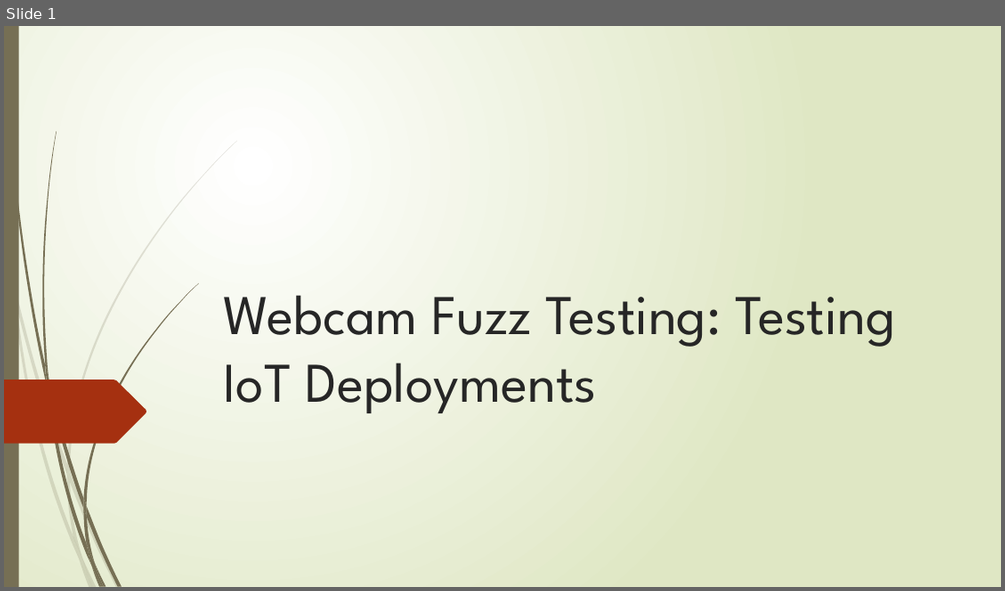
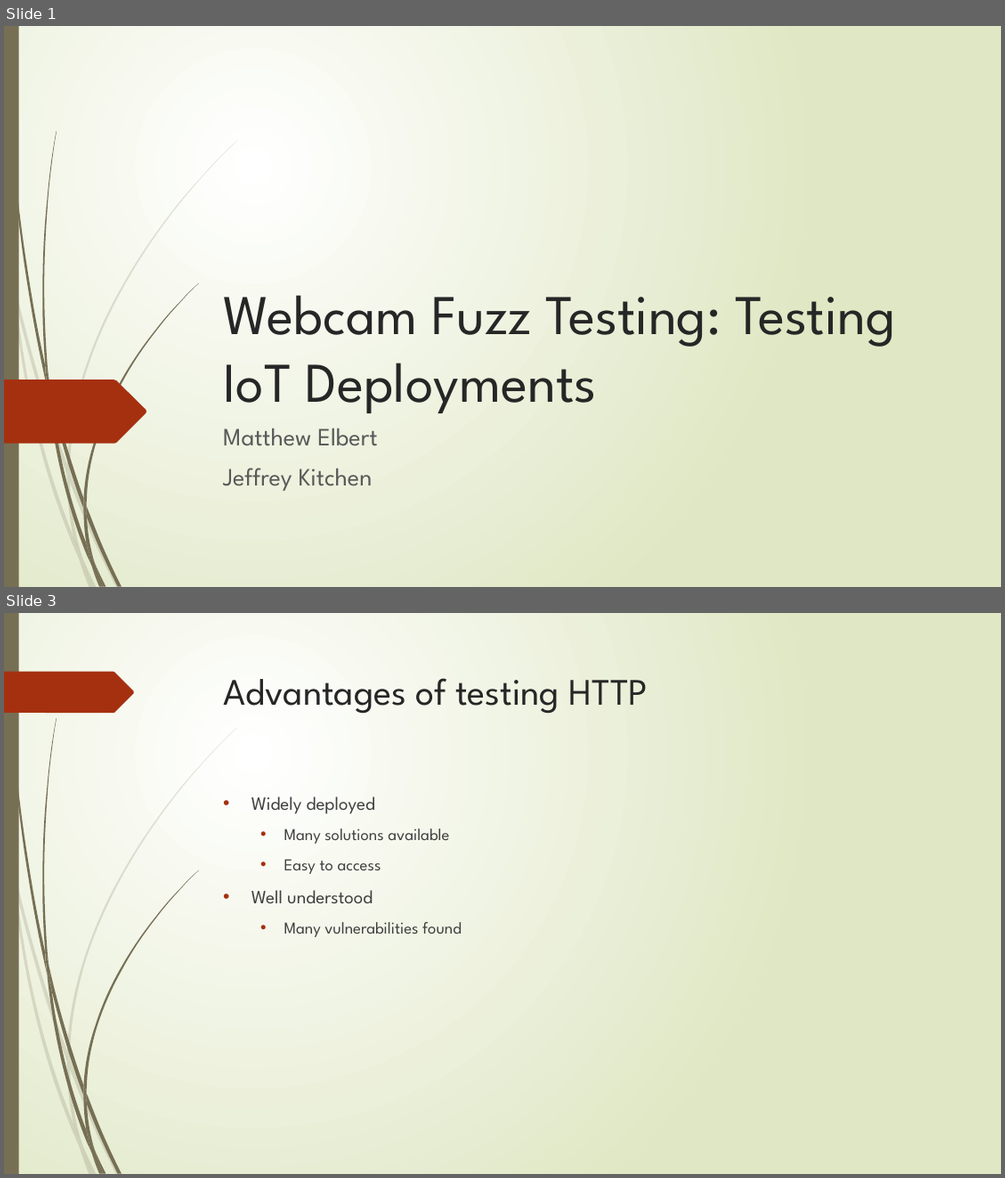
Before and after one commit to mkelbertonthehub/fuzzingProject, a slide deck: Presentation/WebcamFuzzing.pptx. Shown one above the other, each under a label of ours: slide 1 before the commit, slides 1 and 3 after it; the slides between them are not shown. The pictures are 1005x591 and 1005x1178 pixels, drawn with LibreOffice and Linux fonts; fonts in the diff are those of the drawing. Boxes give left, top, right and bottom in pixels: in the first picture for what was removed or moved away, otherwise in the second. Text is boxed around its words. In the diff, an @@ line names an element or a change of style, - is before the commit and + after.

```diff
--- a/Presentation/WebcamFuzzing.pptx
+++ b/Presentation/WebcamFuzzing.pptx
@@ slide 3 added at bbox=[4, 613, 1001, 1174], background gradient #FFFFFF to #DFE8C4; not listed: 23 template elements that a slide beside it also shows @@
@@ freeform shape added at bbox=[4, 672, 134, 713], fill #A53010 @@
@@ title added at bbox=[224, 678, 647, 714], 36 pt, text #262626 @@
+Advantages of testing HTTP
@@ text added at bbox=[251, 796, 461, 937], 16 pt, text #404040 @@
+• Widely deployed
+  • Many solutions available
+  • Easy to access
+• Well understood
+  • Many vulnerabilities found
@@ slide 1 changed as well @@
@@ subtitle added at bbox=[223, 428, 377, 491], 24 pt, text #595959 @@
+Matthew Elbert
+Jeffrey Kitchen
```
Also in this commit, not shown: 5 other slides added, 4 slides removed.
